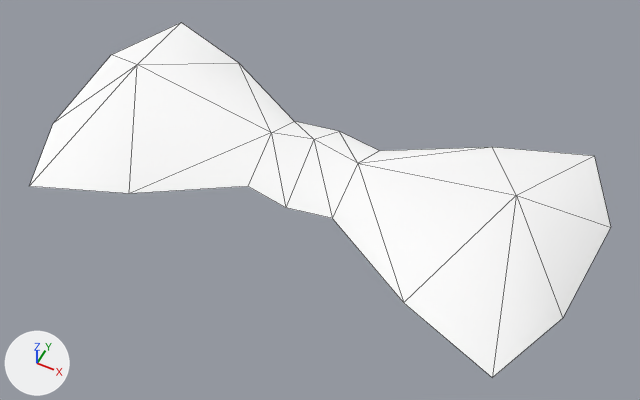
One commit to the glTF model public/3d/item/model__item__shop.ofs_2867_0/2867head058_c.gltf: the scene before it, then after it.
Rendered twice from a camera (50 mm lens) standing at (0.422, -0.825, 0.905) and looking at (0.035, -0.05, -0.065). The axes (+X, +Y, +Z) are drawn at lower left. The lights are the same throughout. The picture after the commit comes second. Mesh edges are drawn as thin lines.

Objects in the first picture: '2867head058_c'.
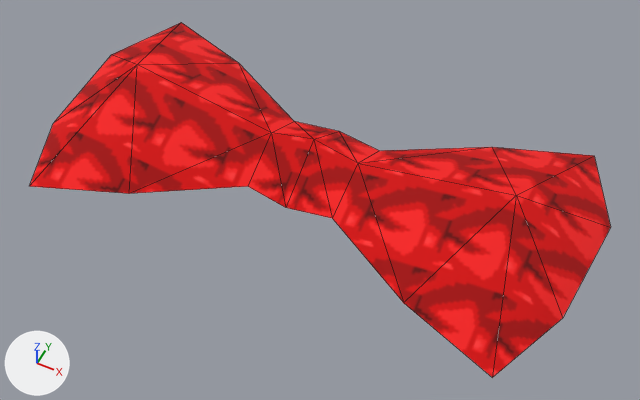
Location of each change, (x1, y1, x2, y2) in pixels of the pictures (640 x 400 px):
'2867head058_c', surface changed (white to red)
    both: (29, 22, 611, 378)

Diff of the bpy script that builds the scene:
```diff
--- a/public/3d/item/model__item__shop.ofs_2867_0/2867head058_c.gltf.py
+++ b/public/3d/item/model__item__shop.ofs_2867_0/2867head058_c.gltf.py
@@ img_zc08_hat @@
+img_zc08_hat = load_image('zc08_hat', '_unpacked/zc08_hat', 32, 32, 'sRGB')
@@ mat_zc08_hat58 @@
 mat_zc08_hat58 = principled_material('zc08_hat58')
-mat_zc08_hat58.base_color = (1.0, 1.0, 1.0)  # white #ffffff
+mat_zc08_hat58.texture = img_zc08_hat
 mat_zc08_hat58.roughness = 1.0
```
